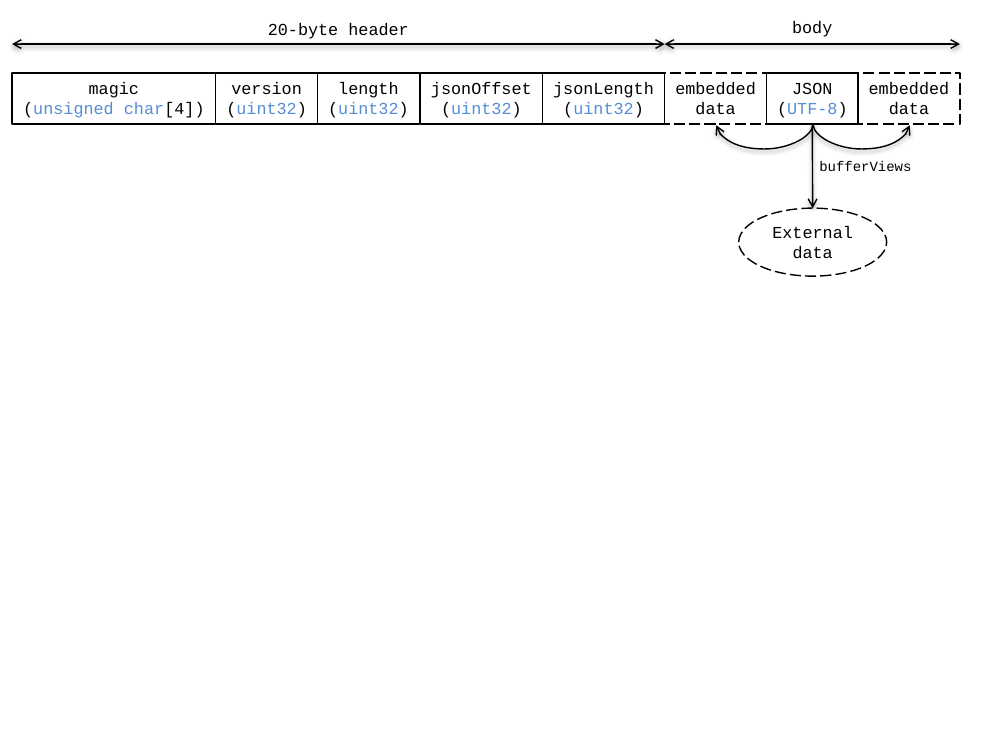
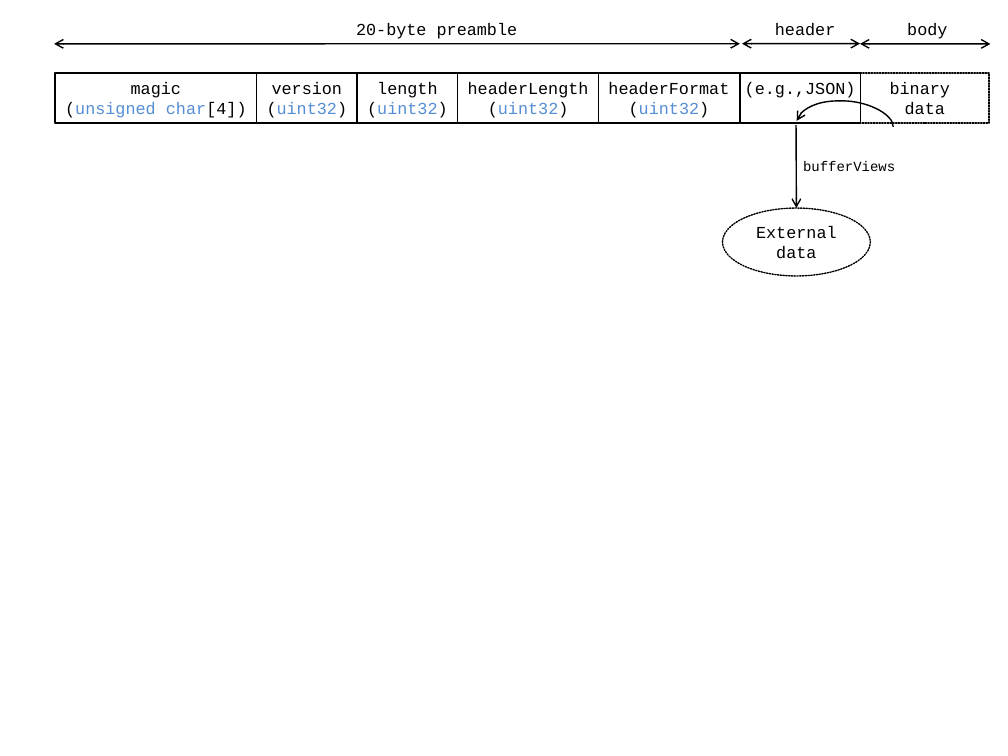
Before and after one commit to KhronosGroup/glTF, a slide deck: slide 1 of extensions/CESIUM_binary_glTF/Figures.pptx. Drawn at 1008x756 pixels with LibreOffice and Linux fonts; fonts in the diff are those of the drawing. Boxes give left, top, right and bottom in pixels: in the first picture for what was removed or moved away, otherwise in the second. Text is boxed around its words. In the diff, an @@ line names an element or a change of style, - is before the commit and + after.

Commit message:
Changed figure to contain preamble and header, adaptions from SRC

```diff
--- a/extensions/CESIUM_binary_glTF/Figures.pptx
+++ b/extensions/CESIUM_binary_glTF/Figures.pptx
@@ text at <box>356,23,518,39</box>: text changed @@
-20-byte header
+20-byte preamble
@@ text added at <box>775,23,835,36</box>, 12 pt, text #000000 @@
+header
@@ text "body": place and size @@
-text "body" at <box>792,21,832,37</box>
+text "body" at <box>907,23,947,39</box>
@@ double arrow moved from (12, 44) - (664, 44) to (54, 44) - (740, 43) @@
@@ double arrow (54, 44) - (740, 43): stroke #000000 1 pt to #000000 0.99 pt @@
@@ double arrow moved from (664, 44) - (960, 44) to (742, 43) - (860, 43) @@
@@ double arrow (742, 43) - (860, 43): stroke #000000 1 pt to #000000 0.99 pt @@
@@ double arrow added from (860, 44) to (990, 44), #000000 0.99 pt @@
@@ rectangle "magic": place and size @@
-rectangle "magic" at <box>12,73,216,123</box>
+rectangle "magic" at <box>55,73,257,123</box>
@@ rectangle "version": place and size @@
-rectangle "version" at <box>216,73,318,123</box>
+rectangle "version" at <box>257,73,358,123</box>
@@ rectangle "length": place and size @@
-rectangle "length" at <box>318,73,419,123</box>
+rectangle "length" at <box>357,73,458,123</box>
@@ rectangle "headerLength": place and size @@
-rectangle "headerLength" at <box>420,73,542,123</box>
+rectangle "headerLength" at <box>458,73,599,123</box>
@@ text in rectangle at <box>468,82,589,98</box>: text changed @@
-jsonOffset
+headerLength
@@ rectangle "headerFormat": place and size @@
-rectangle "headerFormat" at <box>542,73,664,123</box>
+rectangle "headerFormat" at <box>599,73,740,123</box>
@@ text in rectangle at <box>608,82,729,95</box>: text changed @@
-jsonLength
+headerFormat
@@ rectangle removed at <box>664,73,766,123</box> @@
-embedded
-data
@@ outline #000000 1 pt to #000000 0.99 pt in 6 elements at <box>357,73,458,123</box>, <box>257,73,358,123</box>, <box>55,73,257,123</box>, <box>458,73,599,123</box>, <box>599,73,740,123</box>, <box>740,73,861,123</box> @@
@@ rectangle "(e.g.,JSON)": place and size @@
-rectangle "(e.g.,JSON)" at <box>766,73,858,123</box>
+rectangle "(e.g.,JSON)" at <box>740,73,861,123</box>
@@ text in rectangle at <box>745,82,856,98</box>: text changed @@
-JSON
-(UTF-8)
+(e.g.,JSON)
@@ rectangle "binary" at <box>861,73,990,123</box>: outline #000000 1 pt dashed to #000000 0.99 pt @@
@@ rectangle "binary": place and size @@
-rectangle "binary" at <box>858,73,960,123</box>
+rectangle "binary" at <box>861,73,990,123</box>
@@ text in rectangle at <box>890,82,950,98</box>: text changed @@
-embedded
+binary
@@ curved arrow moved from (813, 124) - (909, 125) to (893, 128) - (796, 121) @@
@@ curved arrow (893, 128) - (796, 121): stroke #000000 1 pt to #000000 0.99 pt @@
@@ curved arrow removed from (813, 124) to (717, 125) @@
@@ 1 ellipse, 1 text, 1 arrow: place and size @@
-1 ellipse, 1 text, 1 arrow at <box>739,125,911,275</box>
+1 ellipse, 1 text, 1 arrow at <box>723,125,895,275</box>
@@ arrow (796, 125) - (796, 208): stroke #000000 1 pt to #000000 0.99 pt @@
@@ ellipse "External data" at <box>723,208,871,275</box>: outline #000000 1 pt dashed to #000000 0.99 pt @@
```
Also in this commit, not shown: 1 other file.
